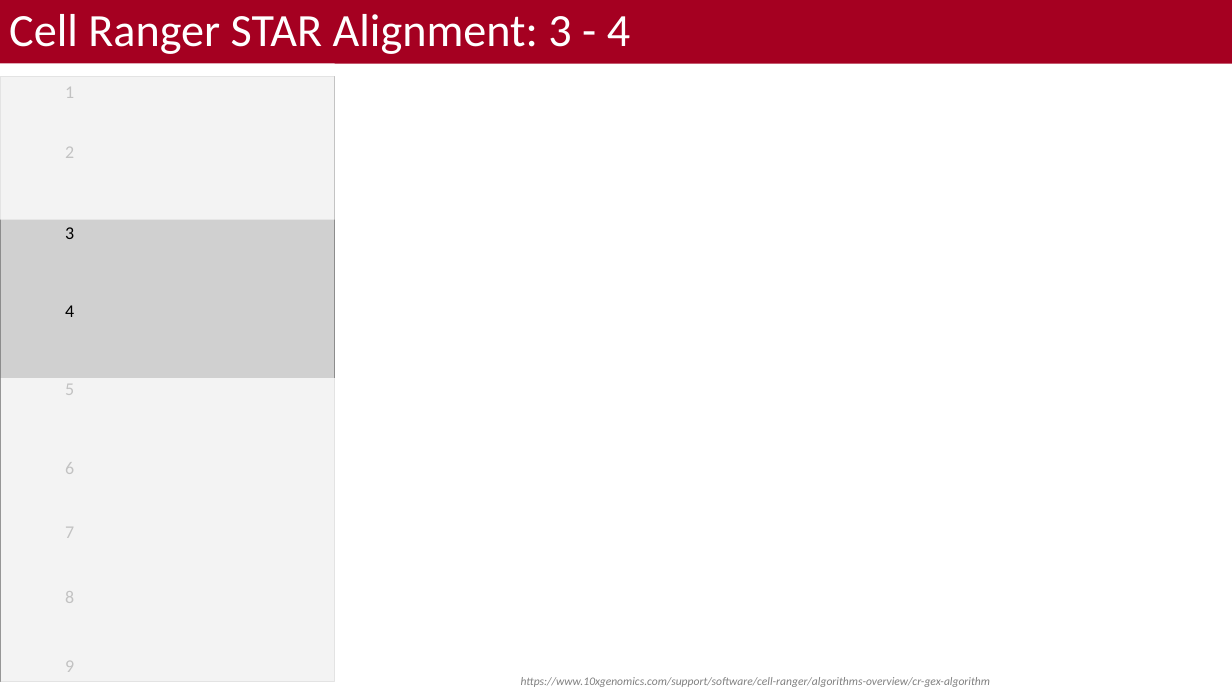
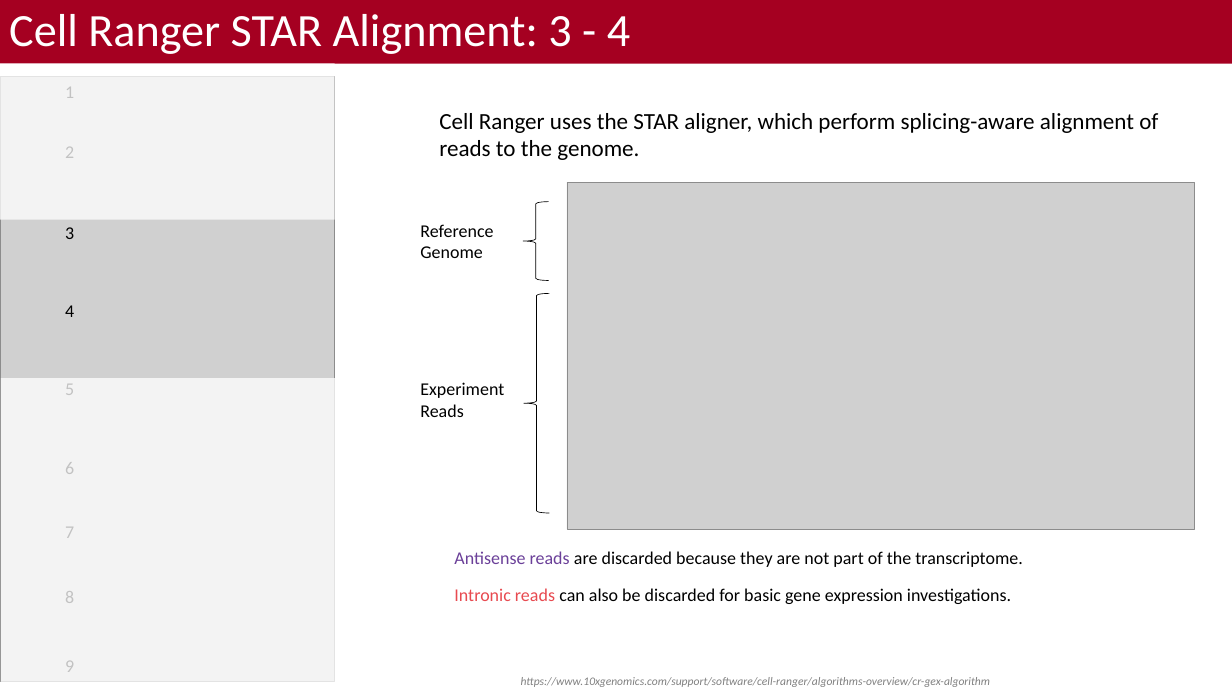
Before and after one commit to bacorli2/scrna_workshop, a slide deck: slide 5 of M2_CellRanger_Alignment/M2_CellRanger.pptx. Drawn at 1232x693 pixels with LibreOffice and Linux fonts; fonts in the diff are those of the drawing; grey boxes stand for pictures; background and template pictures are left out. Boxes give left, top, right and bottom in pixels: in the first picture for what was removed or moved away, otherwise in the second. Text is boxed around its words. In the diff, an @@ line names an element or a change of style, - is before the commit and + after.

```diff
--- a/M2_CellRanger_Alignment/M2_CellRanger.pptx
+++ b/M2_CellRanger_Alignment/M2_CellRanger.pptx
@@ text added at box(439, 113, 1158, 160), 18 pt, text #000000 @@
+Cell Ranger uses the STAR aligner, which perform splicing-aware alignment of reads to the genome.
@@ left brace added at box(523, 201, 549, 280), outline #000000 0.5 pt @@
@@ picture added at box(567, 182, 1195, 530) @@
@@ text added at box(420, 224, 493, 258), 14 pt, text #000000 @@
+Reference
+Genome
@@ left brace added at box(524, 294, 550, 514), outline #000000 0.5 pt @@
@@ text added at box(420, 382, 504, 417), 14 pt, text #000000 @@
+Experiment
+Reads
@@ text added at box(454, 551, 1023, 567), 14 pt, text #000000 @@
+Antisense reads are discarded because they are not part of the transcriptome.
@@ text added at box(454, 588, 1011, 604), 14 pt, text #000000 @@
+Intronic reads can also be discarded for basic gene expression investigations.
```
Also in this commit, not shown: 5 other slides changed, 2 other files.
